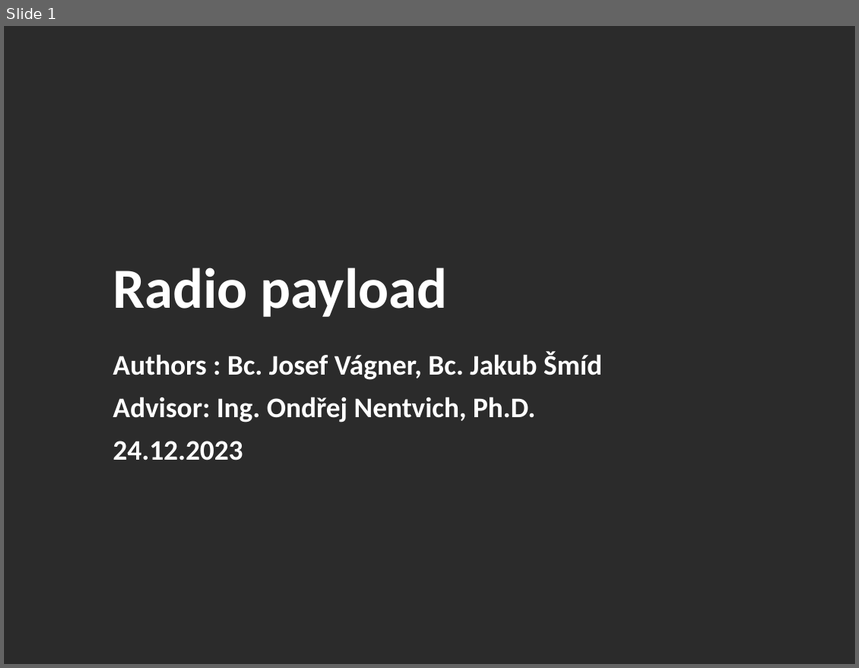
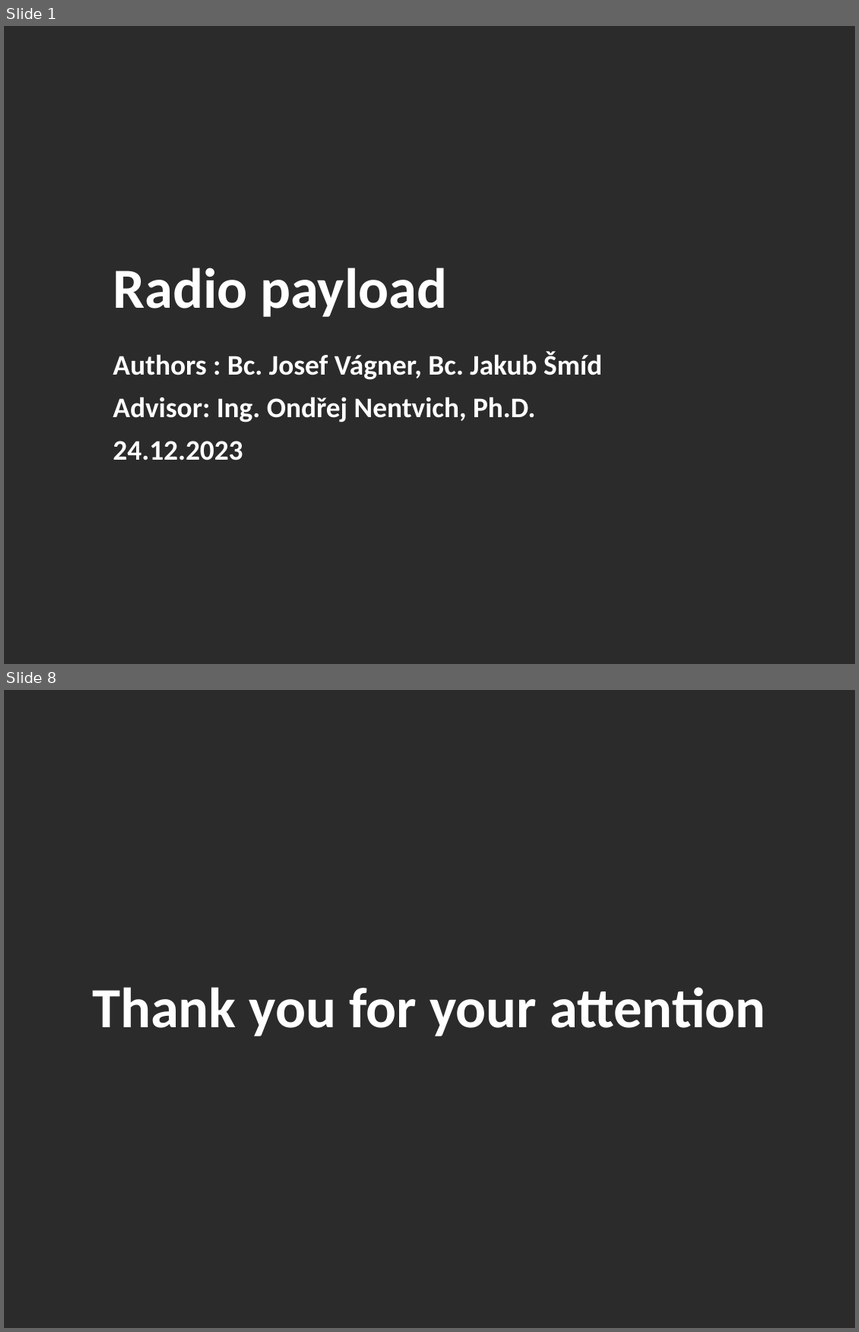
Before and after one commit to JakubSmid/cubesat-radio, a slide deck: presentation.pptx. Shown one above the other, each under a label of ours: slide 1 before the commit, slides 1 and 8 after it; the slides between them are not shown. The pictures are 859x668 and 859x1332 pixels, drawn with LibreOffice and Linux fonts; fonts in the diff are those of the drawing; background and template pictures are left out; a plain dark background stands for a picture behind light text. Boxes give left, top, right and bottom in pixels: in the first picture for what was removed or moved away, otherwise in the second. Text is boxed around its words. In the diff, an @@ line names an element or a change of style, - is before the commit and + after.

```diff
--- a/presentation.pptx
+++ b/presentation.pptx
@@ slide 8 added at (4,690,855,1328), background picture (left out) @@
@@ title added at (92,987,766,1037), 48 pt, text #FFFFFF, bold @@
+Thank you for your attention
```
Also in this commit, not shown: 6 slides changed, 1 slide removed.
